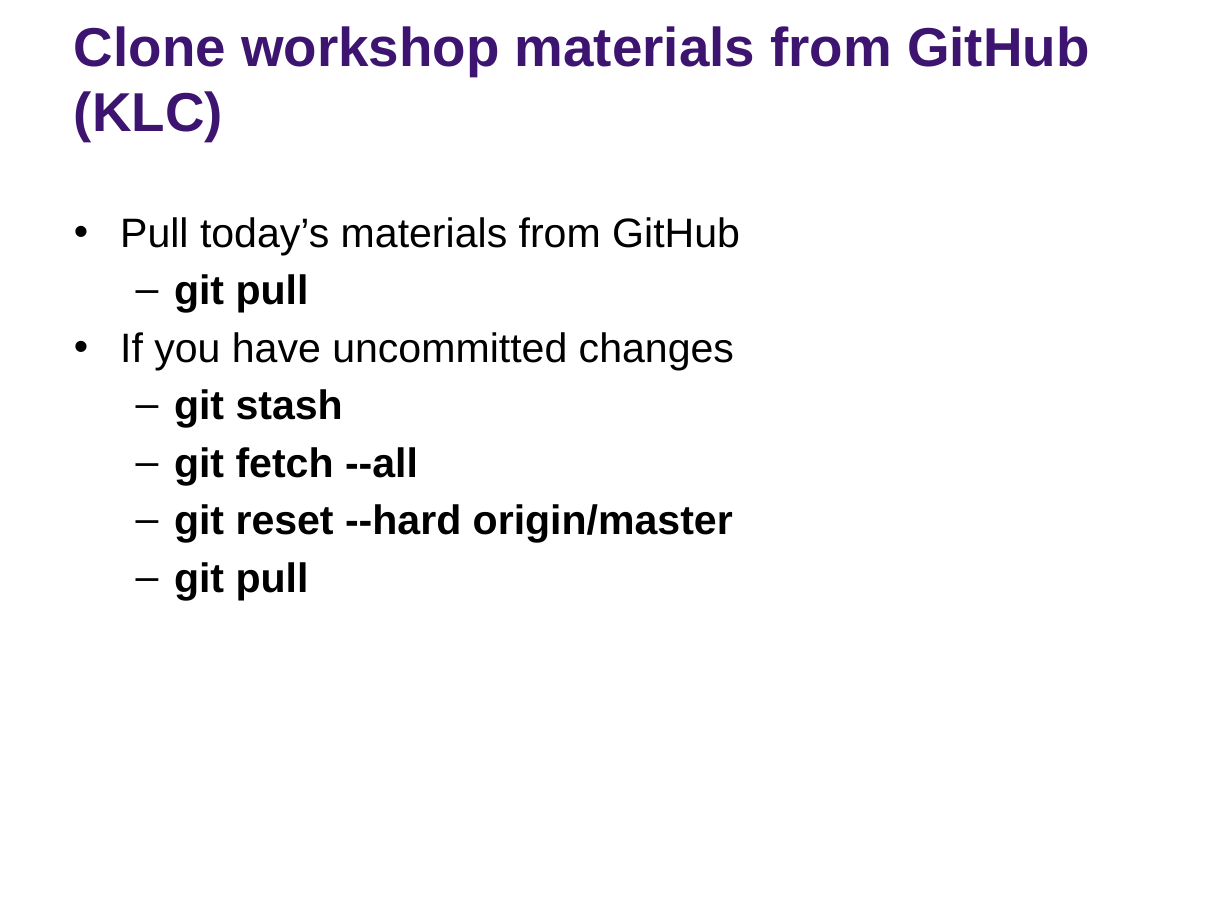
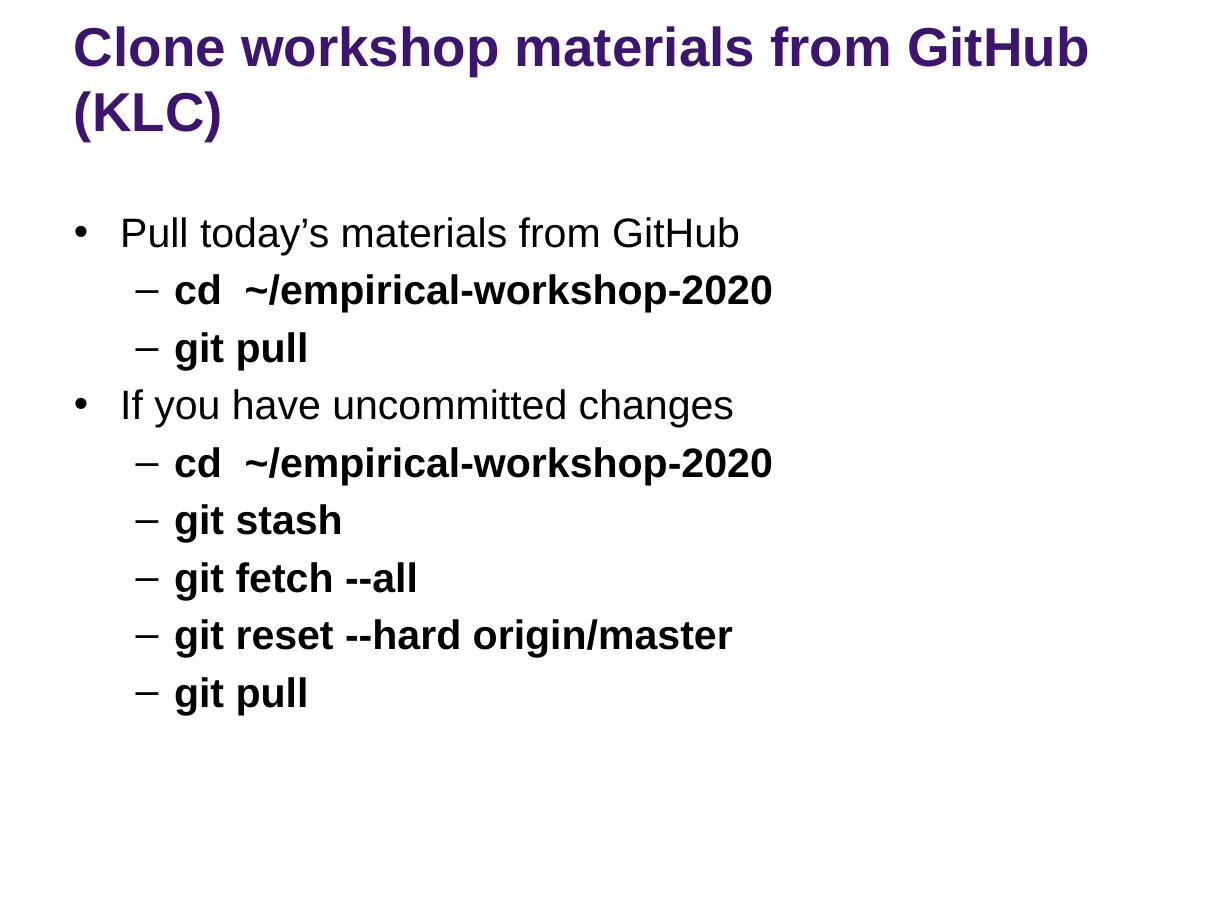
Before and after one commit to rs-kellogg/empirical-workshop-2020, a slide deck: slide 7 of 2-python/PythonPrimer.pptx. Drawn at 1232x924 pixels with LibreOffice and Linux fonts; fonts in the diff are those of the drawing; background and template pictures are left out. Boxes give left, top, right and bottom in pixels: in the first picture for what was removed or moved away, otherwise in the second. Text is boxed around its words. In the diff, an @@ line names an element or a change of style, - is before the commit and + after.

Commit message:
added further git pull instructions

```diff
--- a/2-python/PythonPrimer.pptx
+++ b/2-python/PythonPrimer.pptx
@@ text at (174, 274, 773, 313): paragraph added @@
+  – cd ~/empirical-workshop-2020
@@ text at (174, 447, 773, 485): paragraph added @@
+  – cd ~/empirical-workshop-2020
```
